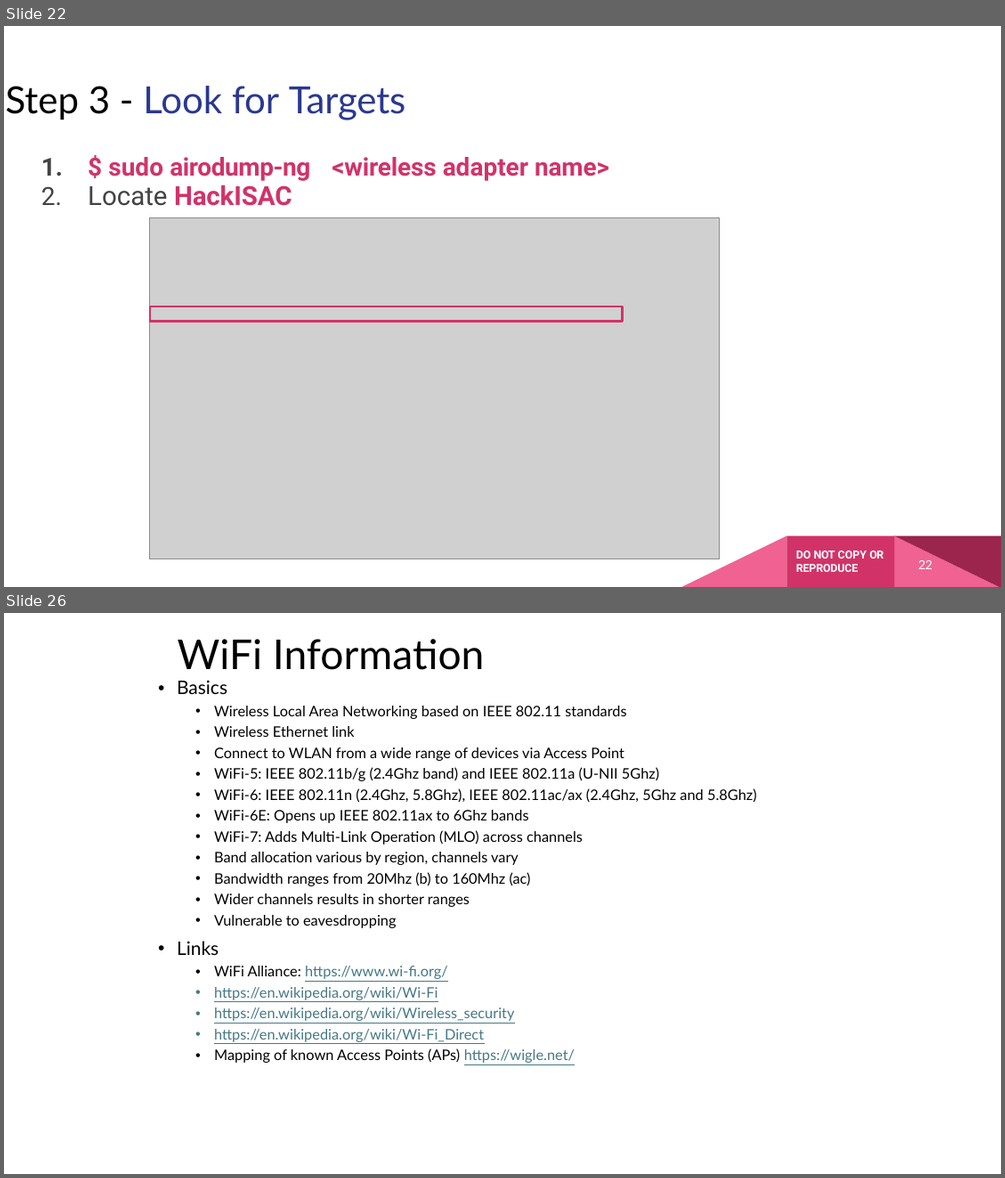
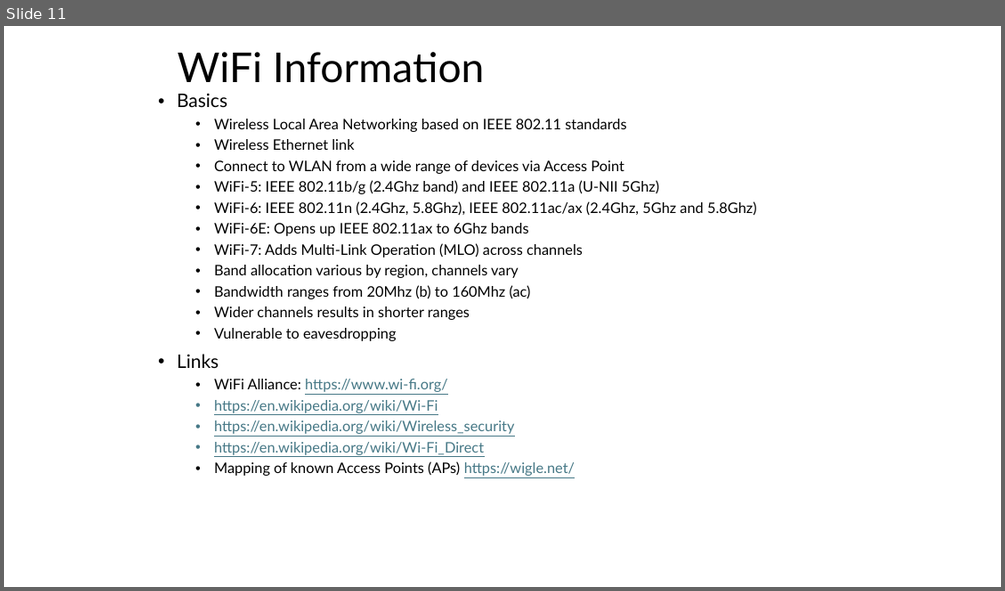
Before and after one commit to nprobert/AutoISAC-ACT-AdvWireless, a slide deck: 3 ACT AW - WiFi.pptx. Shown one above the other, each under a label of ours: slides 22 and 26 before the commit, slide 11 after it; the slides between them are not shown. The pictures are 1005x1178 and 1005x591 pixels, drawn with LibreOffice and Linux fonts; fonts in the diff are those of the drawing; grey boxes stand for pictures. Boxes give left, top, right and bottom in pixels: in the first picture for what was removed or moved away, otherwise in the second. Text is boxed around its words. In the diff, an @@ line names an element or a change of style, - is before the commit and + after.

```diff
--- a/3 ACT AW - WiFi.pptx
+++ b/3 ACT AW - WiFi.pptx
@@ slide 22 removed at (4,26,1001,587), background #FFFFFF @@
@@ title removed at (6,86,405,120) @@
-Step 3 - Look for Targets
@@ text removed at (88,157,609,206) @@
-1. $ sudo airodump-ng <wireless adapter name>
-2. Locate HackISAC
@@ group removed at (150,218,1001,587): 4 freeform shapes, 1 picture @@
@@ text removed at (796,550,883,572) @@
-DO NOT COPY OR REPRODUCE
@@ freeform shape removed at (894,536,999,587) @@
@@ page number removed at (918,560,932,569) @@
-22
@@ what was slide 26 is now slide 11 @@
```
Also in this commit, not shown: 3 slides changed, 1 slide added, 15 other slides removed, 1 other file.
